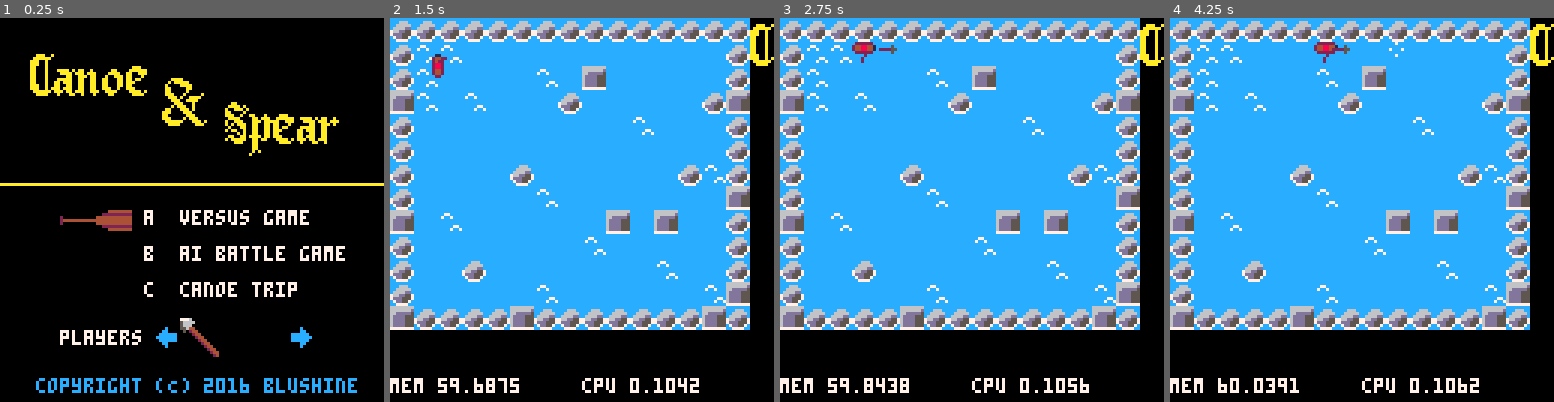
Above: before the commit, frames 1-4 (left to right).
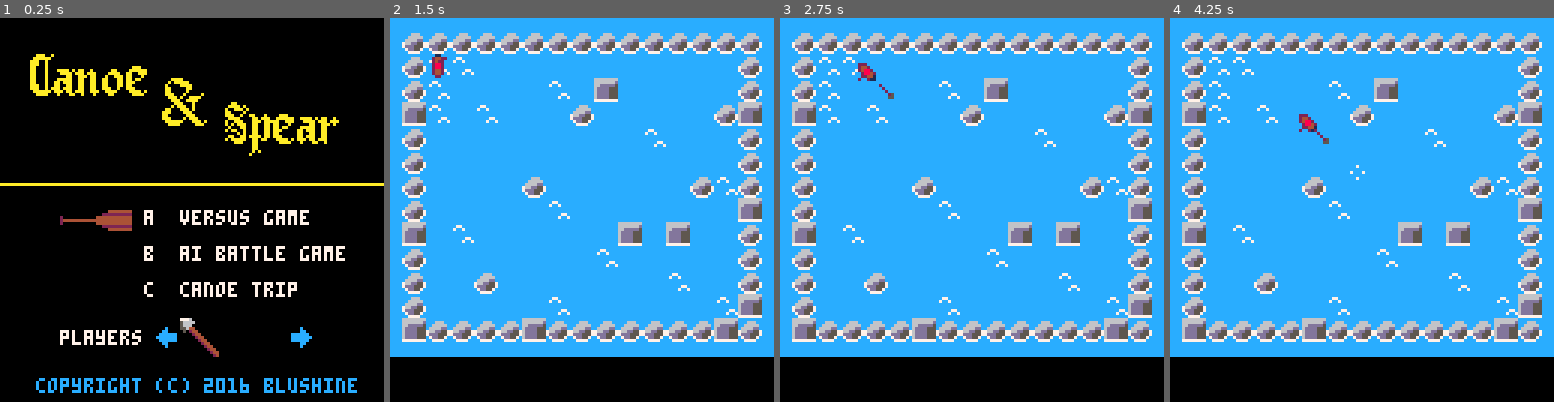
Above: after the commit, the same moments.

Repository: BluShine/CANOE-AND-SPEAR
Game: PICO-8 cartridge canoe-and-spear.p8
The game is run twice, just before and just after one commit, with the same random seed, the same clock (stepped at 60 frames per second) and the same inputs.
Inputs:
- Up to frame 1 (0.25 s): no input
- Up to frame 2 (1.5 s): tap O (Z key) at 0.7 s
- Up to frame 3 (2.75 s): hold Right 1.6-2.1 s; tap O (Z key) at 1.7, 2.1, 2.5 s; hold Up 2.15-2.42 s; hold Right from 2.47 s (still down)
- Up to frame 4 (4.25 s): tap O (Z key) every 0.4 s from 2.9 to 4.1 s; release Right at 3.03 s; hold Left 3.08-3.58 s; hold Down 3.63-3.97 s; hold Right from 4.02 s (still down)

The runs differ from the first frame. In frame 1, less than 0.1% of the frame differs, in the area x 43-47%, y 93-96%; in frame 2, 38%; in frame 3, 38%, in the area x 0-100%, y 0-98%; in frame 4, 38%.

Commit message:
Improved canoe wall collision.
Canoes now turn away when the hit a wall.

Diff:
--- a/canoe-and-spear.p8
+++ b/canoe-and-spear.p8
@@ -31,7 +31,7 @@
  a.frame = 0
  a.t = 0 -- time
  a.drag = 0.5
- a.bounce = 0.5
+ a.bounce = 2
  a.dir = 0 -- facing direction
  -- 0=n, 1=ne, 2=e, clockwise
  a.w = 2
@@ -175,7 +175,7 @@
 function solid(x, y)
 
  -- grab the cell value
- val=mget(flr(x/8), flr(y/8))
+ val=mget(flr((x-4)/8), flr((y-4)/8))
 
  -- check if flag 1 is set (the
  -- orange toggle button in the
@@ -226,14 +226,22 @@
  -- only move actor along x
  -- if the resulting position
  -- will not overlap with a wall
-
  if not solid_a(a, a.dx, 0)
  then
   a.x += a.dx
  else
   -- otherwise bounce
+  sfx(2)
+  --steer away from wall
+  if(a.dir == 2 or a.dir == 6) then
+   if(rnd(1)<.5) then
+    a.dir = 0 else a.dir = 4 end
+  elseif(a.dir == 1 or a.dir == 7) then
+   a.dir = 0
+  elseif(a.dir == 3 or a.dir == 5) then
+   a.dir = 4
+  end
   a.dx *= -a.bounce
-  sfx(2)
  end
 
  -- ditto for y
@@ -241,8 +249,17 @@
  if not solid_a(a, 0, a.dy) then
   a.y += a.dy
  else
+  sfx(2)
+  --steer away from wall
+  if(a.dir == 0 or a.dir == 4) then
+   if(rnd(1)<.5) then
+    a.dir = 2 else a.dir = 6 end
+  elseif(a.dir == 1 or a.dir == 3) then
+   a.dir = 2
+  elseif(a.dir == 5 or a.dir == 7) then
+   a.dir = 6
+  end
   a.dy *= -a.bounce
-  sfx(2)
  end
 
  -- apply inertia
@@ -492,17 +509,16 @@
 
 function draw_game()
  cls()
- map(0,0,0,0,16,16)
+ rectfill(0,0,128,112,12)
+ map(0,0,4,4,15,13)
  foreach(canoes,draw_canoe)
  foreach(spears,draw_spear)
  foreach(effects,draw_effect)
 
  if(win) then
-  print("you win", 16, 16, flr(rnd(16)))
- end
-
- print("mem "..stat(0),0,120,7)
- print("cpu "..stat(1),64,120,7)
+  print("you win", 48, 14, flr(rnd(16)))
+ end
+
 end
 
 function draw_title()
@@ -532,7 +548,7 @@
   spr(38, 65 + (i-1)*8, 105)
  end
  -- footer
- print("copyright (C) 2016 blushine",12, 120, 12)
+ print("copyright (c) 2016 blushine",12, 120, 12)
 end
 
 function _draw()
